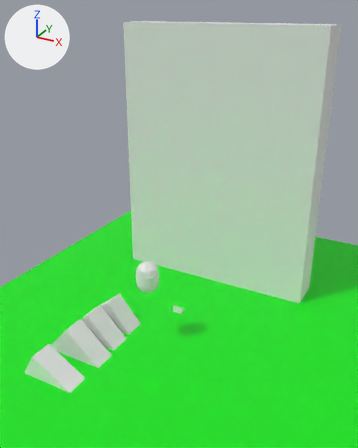
Before and after pictures for a commit that changed the Blender file art/blenvy.blend.
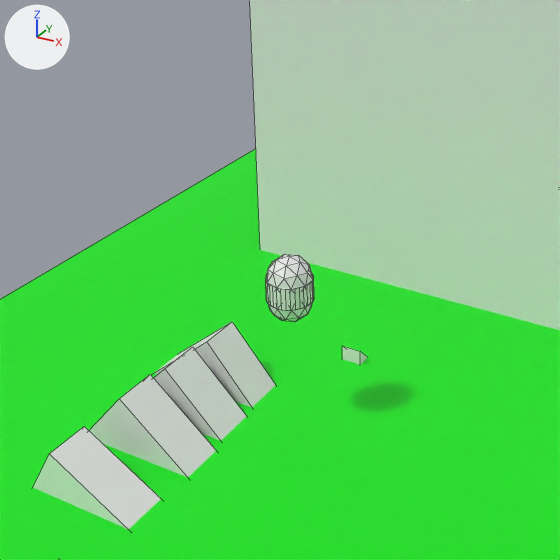
There are two pictures of each version: one whole from a 50 mm lens placed at (41.3, -63.7, 57.0), pointed at (1.8, 8.1, 21.1), one close up on the part from 2% to 77% of the width and 31% to 91% of the height. Lighting does not change. The marker at upper left points along +X, +Y and +Z. The close-ups show mesh edges as thin lines.
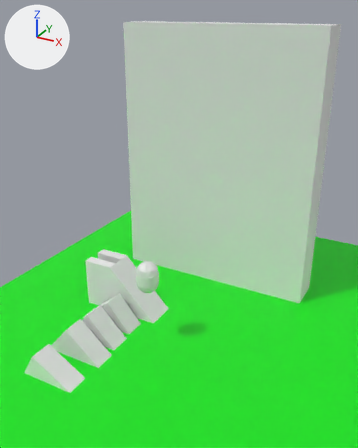
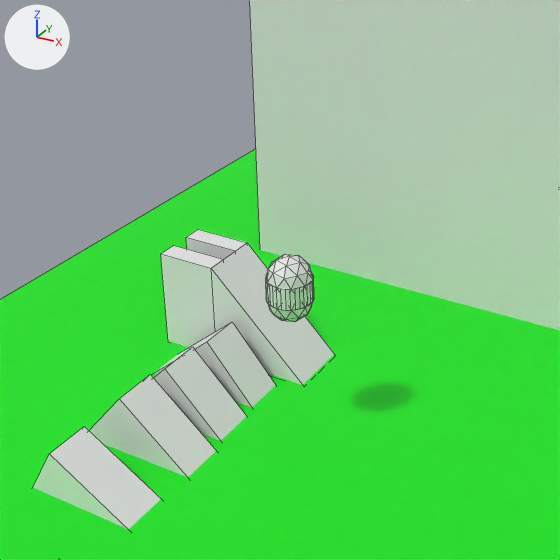
Pixel boxes (x1, y1, x2, y2) of what changed, in the close-ups (560 x 560 px):
'Ramp', reshaped, moved, rescaled
    before: (342, 346, 367, 365)
    after: (211, 243, 334, 385)
'Cube.007', added
    after: (161, 245, 223, 347)
'Cube.008', added
    after: (186, 230, 247, 259)

The change, as a diff of the scene's bpy script:
```diff
--- a/art/blenvy.blend.py
+++ b/art/blenvy.blend.py
@@ me_cube_006 @@
 me_cube_006.from_pydata(...)  # 10 vertices, 7 faces; spans x -1.0..1.0, y -1.0..1.0, z -1.0..1.0
 # used by ob_cube_006; location = (0.0, 0.0, 0.0)
 # verts and faces of me_cube_006; kept vertices keep their numbers, new ones are numbered from 10
 # before: 0 (-1.0, -1.0, -1.0), 1 (-1.0, -1.0, 1.0), 2 (-1.0, 1.0, -1.0), 3 (1.0, -1.0, -1.0), 4 (1.0, -1.0, 1.0)
 # before: 5 (1.0, 1.0, -1.0), 6 (-1.0, 1.0, -1.0), 7 (1.0, 1.0, -1.0), 8 (-1.0, -1.0, 1.0), 9 (1.0, -1.0, 1.0)
+# me_cube_006 part 1
+delete_vertices([4, 6, 9])  # with the faces that use them
+delete_faces([(0, 2, 5, 3)])
+verts[10] = (-1.0, 1.0, 1.0)
+verts[11] = (-1.0, 1.0, 1.0)
+verts[12] = (1.0, -1.0, -1.0)
+faces += [(0, 1, 10, 2), (2, 10, 11, 5, 7), (3, 12, 7, 5), (0, 12, 3, 8, 1), (0, 2, 7, 12), (1, 8, 11, 10)]
+faces += [(3, 5, 11, 8)]
@@ ob_ramp @@
 ob_ramp = bpy.data.objects.new('Ramp', None)
-ob_ramp.location = (0.0, 11.6, 0.7)
+ob_ramp.location = (-7.0, 8.0, 5.0)
+ob_ramp.scale = (5.0, 3.0, 5.0)
 ob_ramp.instance_type = 'COLLECTION'
@@ ob_cube_008 @@
+ob_cube_008 = bpy.data.objects.new('Cube.008', me_cube_005.copy())  # the mesh of ob_cube_005
+ob_cube_008.location = (-15.0, 10.0, 5.0)
+ob_cube_008.scale = (3.0, 1.0, 5.0)
@@ ob_cube_007 @@
+ob_cube_007 = bpy.data.objects.new('Cube.007', me_cube_005.copy())  # the mesh of ob_cube_005
+ob_cube_007.location = (-15.0, 6.0, 5.0)
+ob_cube_007.scale = (3.0, 1.0, 5.0)
```
